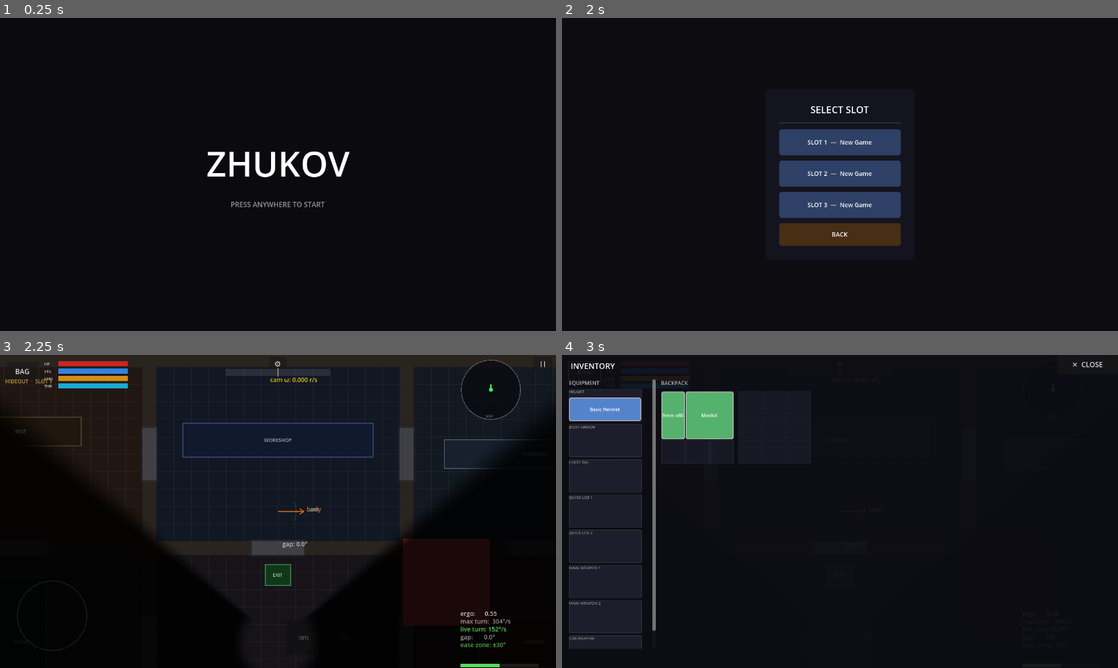
Above: before the commit, frames 1-4 (two rows, left to right).
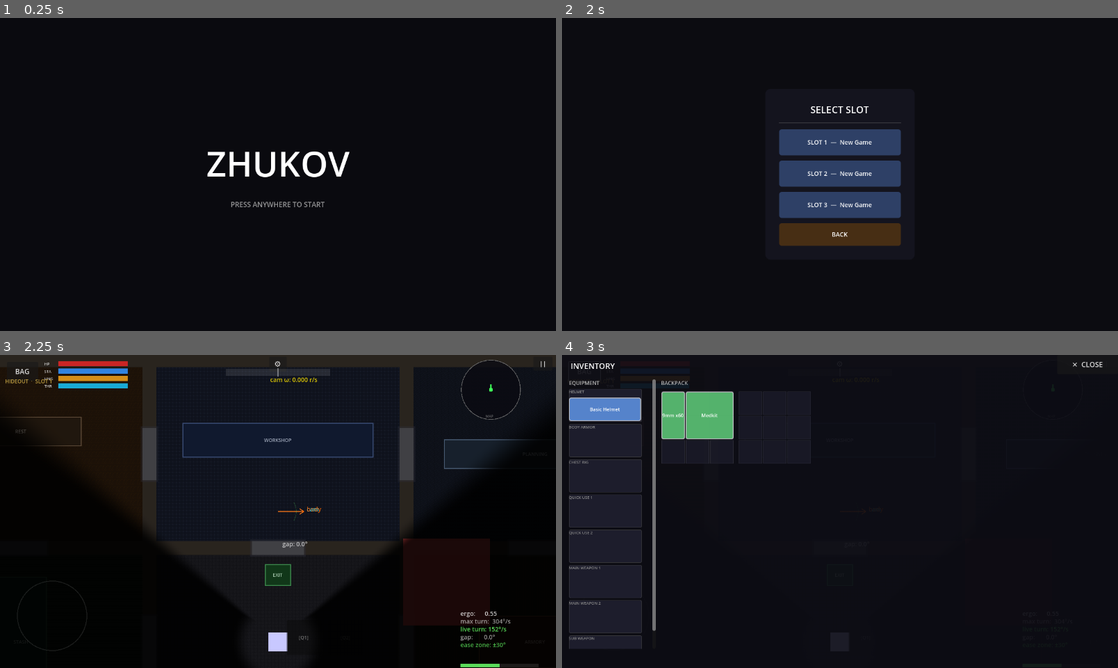
Above: after the commit, the same moments.

Repository: jklrjklr/zhukov
Game: Godot game, scene res://title.tscn
Two runs of this game, one before a commit and one after it. Both use one fixed random seed, a clock stepped at 60 frames per second and the inputs below.
Inputs (mouse positions are in pixels of both pictures, inside the frame that each line leads up to):
- Up to frame 1 (0.25 s): no input
- Up to frame 2 (2 s): tap Enter at 0.5 s; move the mouse to (962, 158) at 0.52 s; click (962, 158) at 0.67 s; click "START" at 1.25 s
- Up to frame 3 (2.25 s): click "SLOT 1 — New Game" at 2 s
- Up to frame 4 (3 s): click "BAG" at 2.75 s

Frames 1-2 are identical in both runs. In frame 3, 0.2% of the frame differs, in the area x 48-87%, y 14-95%; in frame 4, less than 0.1%.

Commit message:
Add safehouse tile atlas and replace floor ColorRects with TileMapLayer
- generate_safehouse_tiles.py: pure-stdlib Python script producing a 9-tile
  16×16 atlas (wall, entry, living, workshop, stash, armory, planning, range,
  door_frame) with procedural pixel art per room type
- SafehouseScene: _build_floor_tilemap() replaces _build_floors(); creates a
  TileSet+TileSetAtlasSource at runtime and paints each room interior with the
  matching atlas tile index; walls/collision unchanged
- Player.tscn: fix CapsuleShape2D_main height=0 so player fits through doors;
  remove limit_enabled=false from Camera2D

https://claude.ai/code/session_012v9MvoDXPfKFaXjuVB4qrQ

Diff:
--- a/player/Player.tscn
+++ b/player/Player.tscn
@@ -12,6 +12,8 @@
 [ext_resource type="Script" uid="uid://ntxvf74biexb" path="res://characters/SurvivalStats.gd" id="10"]
 
 [sub_resource type="CapsuleShape2D" id="CapsuleShape2D_main"]
+radius = 10.0
+height = 0.0
 [sub_resource type="CapsuleShape2D" id="CapsuleShape2D_body"]
 radius = 10.0
 height = 0.0
--- a/safehouse/SafehouseScene.gd
+++ b/safehouse/SafehouseScene.gd
@@ -61,7 +61,7 @@
 func _ready() -> void:
 	_playtime = GameState.playtime
 	_setup_player()
-	_build_floors()
+	_build_floor_tilemap()
 	_build_walls()
 	_build_station_visuals()
 	_build_shooting_range()
@@ -107,42 +107,44 @@
 	# Pause signal → no pause menu in safehouse, just ignore
 	$HUD.pause_requested.connect(func(): pass)
 
-# ── Floors ────────────────────────────────────────────────────────────────────
-
-func _build_floors() -> void:
-	var rooms := [
-		[Rect2(C0X1, R0Y1, 560, 400), Color(0.13, 0.09, 0.07)],  # living
-		[Rect2(C1X1, R0Y1, 560, 400), Color(0.07, 0.09, 0.14)],  # workshop
-		[Rect2(C2X1, R0Y1, 560, 400), Color(0.07, 0.10, 0.13)],  # planning
-		[Rect2(C0X1, R1Y1, 560, 400), Color(0.07, 0.11, 0.08)],  # stash
-		[Rect2(C1X1, R1Y1, 560, 400), Color(0.09, 0.08, 0.10)],  # entry
-		[Rect2(C2X1, R1Y1, 560, 400), Color(0.13, 0.08, 0.06)],  # armory
-		[Rect2(C0X1, R2Y1, C2X2 - C0X1, 400), Color(0.06, 0.06, 0.07)],  # range
+# ── Floor tilemap ─────────────────────────────────────────────────────────────
+
+func _build_floor_tilemap() -> void:
+	const TILE := 16
+	var tileset := TileSet.new()
+	tileset.tile_size = Vector2i(TILE, TILE)
+
+	var src := TileSetAtlasSource.new()
+	src.texture = load("res://assets/tiles/safehouse_atlas.png") as Texture2D
+	src.texture_region_size = Vector2i(TILE, TILE)
+	for i in range(9):
+		src.create_tile(Vector2i(i, 0))
+	var src_id := tileset.add_source(src)
+
+	var layer := TileMapLayer.new()
+	layer.tile_set = tileset
+	layer.z_index = -1
+	add_child(layer)
+
+	# atlas col → tile index: 0=wall 1=entry 2=living 3=workshop 4=stash 5=armory 6=planning 7=range 8=door_frame
+	var rooms: Array = [
+		[C0X1, R0Y1, C0X2, R0Y2, 2],  # living
+		[C1X1, R0Y1, C1X2, R0Y2, 3],  # workshop
+		[C2X1, R0Y1, C2X2, R0Y2, 6],  # planning
+		[C0X1, R1Y1, C0X2, R1Y2, 4],  # stash
+		[C1X1, R1Y1, C1X2, R1Y2, 1],  # entry
+		[C2X1, R1Y1, C2X2, R1Y2, 5],  # armory
+		[C0X1, R2Y1, C2X2, R2Y2, 7],  # range
 	]
-	for info: Array in rooms:
-		var r: Rect2   = info[0]
-		var col: Color = info[1]
-		var bg := ColorRect.new()
-		bg.position = r.position
-		bg.size     = r.size
-		bg.color    = col
-		add_child(bg)
-		var step := 40.0
-		var lx := r.position.x + step
-		while lx < r.position.x + r.size.x:
-			_floor_line(Vector2(lx, r.position.y), Vector2(1, r.size.y), col)
-			lx += step
-		var ly := r.position.y + step
-		while ly < r.position.y + r.size.y:
-			_floor_line(Vector2(r.position.x, ly), Vector2(r.size.x, 1), col)
-			ly += step
-
-func _floor_line(pos: Vector2, sz: Vector2, base_col: Color) -> void:
-	var l := ColorRect.new()
-	l.color    = base_col.lightened(0.07)
-	l.position = pos
-	l.size     = sz
-	add_child(l)
+	for room: Array in rooms:
+		var tx1 := int(room[0]) / TILE
+		var ty1 := int(room[1]) / TILE
+		var tx2 := int(room[2]) / TILE
+		var ty2 := int(room[3]) / TILE
+		var tidx: int = int(room[4])
+		for tx in range(tx1, tx2):
+			for ty in range(ty1, ty2):
+				layer.set_cell(Vector2i(tx, ty), src_id, Vector2i(tidx, 0))
 
 # ── Walls ─────────────────────────────────────────────────────────────────────
 
Binary file added: assets/tiles/safehouse_atlas.png
Not shown, added: assets/tiles/safehouse_atlas.png.import
Not shown, added: player/fov.gdshader.uid
Not shown, added: tools/generate_safehouse_tiles.py
